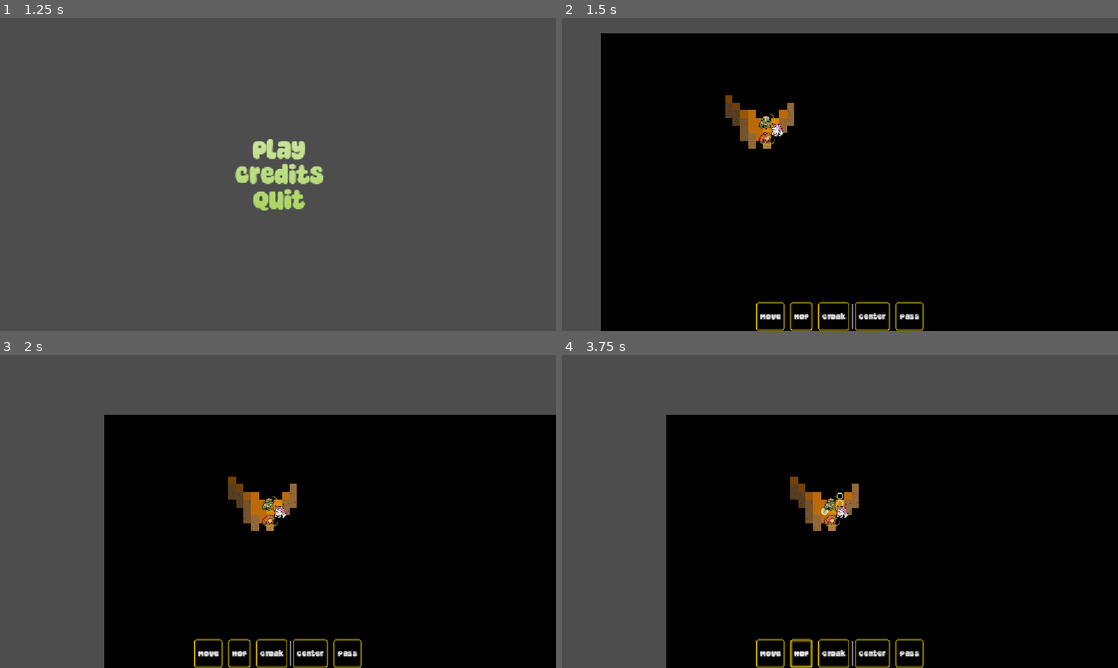
Above: before the commit, frames 1-4 (two rows, left to right).
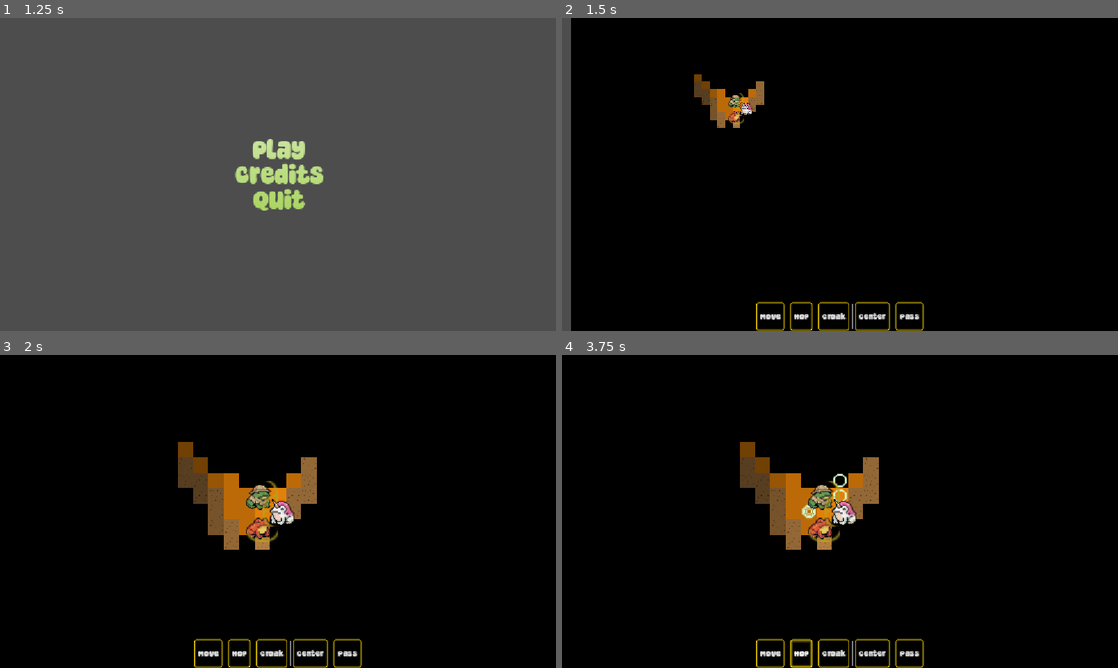
Above: after the commit, the same moments.

Repository: Habidakus/wild-jam-98-signal
Game: Godot game, scene res://scenes/main.tscn
Same seed, same stepped clock (60 frames per second), same inputs: the game is played once before the commit and once after it.
Inputs (mouse positions are in pixels of both pictures, inside the frame that each line leads up to):
- Up to frame 1 (1.25 s): tap Enter at 0.5 s; move the mouse to (400, 158) at 0.52 s; click (400, 158) at 0.67 s
- Up to frame 2 (1.5 s): click "Play" at 1.25 s
- Up to frame 3 (2 s): no input
- Up to frame 4 (3.75 s): click "Center" at 2 s; click "Move" at 2.75 s; click "Hop" at 3.5 s

Frame 1 is identical in both runs. In frame 2, 12% of the frame differs, in the area x 1-100%, y 0-100%; in frame 3, 38%; in frame 4, 38%, in the area x 0-100%, y 0-100%.

Commit message:
Zoom in a little to the map when giving orders

Diff:
--- a/scripts/sms_play.gd
+++ b/scripts/sms_play.gd
@@ -284,12 +284,26 @@
 
 
 func _on_center() -> void:
+	var current_global_pos: Vector2 = %Camera2D.global_position
 	var local_pos: Vector2 = _get_current_unit_graphic().position
-	var global_pos: Vector2 = %TerrainLayer.to_global(local_pos)
+	var dest_global_pos: Vector2 = %TerrainLayer.to_global(local_pos)
 	if _camera_tween != null && _camera_tween.is_running():
 		_camera_tween.stop()
 	_camera_tween = create_tween()
-	_camera_tween.tween_property(%Camera2D, "global_position", global_pos, 0.5).set_ease(Tween.EASE_OUT).set_trans(Tween.TRANS_SINE)
+	var delta_global_pos: Vector2 = dest_global_pos - current_global_pos
+	var first_global_pos: Vector2 = current_global_pos + delta_global_pos / 3.0
+	var second_global_pos: Vector2 = current_global_pos + 2.0 * delta_global_pos / 3.0
+	var third_global_pos: Vector2 = dest_global_pos
+
+	_camera_tween.tween_property(%Camera2D, "zoom", Vector2.ONE, 0.2).set_ease(Tween.EASE_OUT).set_trans(Tween.TRANS_SINE)
+	_camera_tween.parallel()
+	_camera_tween.tween_property(%Camera2D, "global_position", first_global_pos, 0.20).set_ease(Tween.EASE_OUT).set_trans(Tween.TRANS_SINE)
+
+	_camera_tween.tween_property(%Camera2D, "global_position", second_global_pos, 0.20)
+
+	_camera_tween.tween_property(%Camera2D, "zoom", Vector2.ONE * 2.0, 0.2).set_ease(Tween.EASE_OUT).set_trans(Tween.TRANS_SINE)
+	_camera_tween.parallel()
+	_camera_tween.tween_property(%Camera2D, "global_position", third_global_pos, 0.2).set_ease(Tween.EASE_OUT).set_trans(Tween.TRANS_SINE)
 
 
 func _process_setup_command(_delta: float, ug: UnitGraphic, _facing: Vector2i) -> void:
